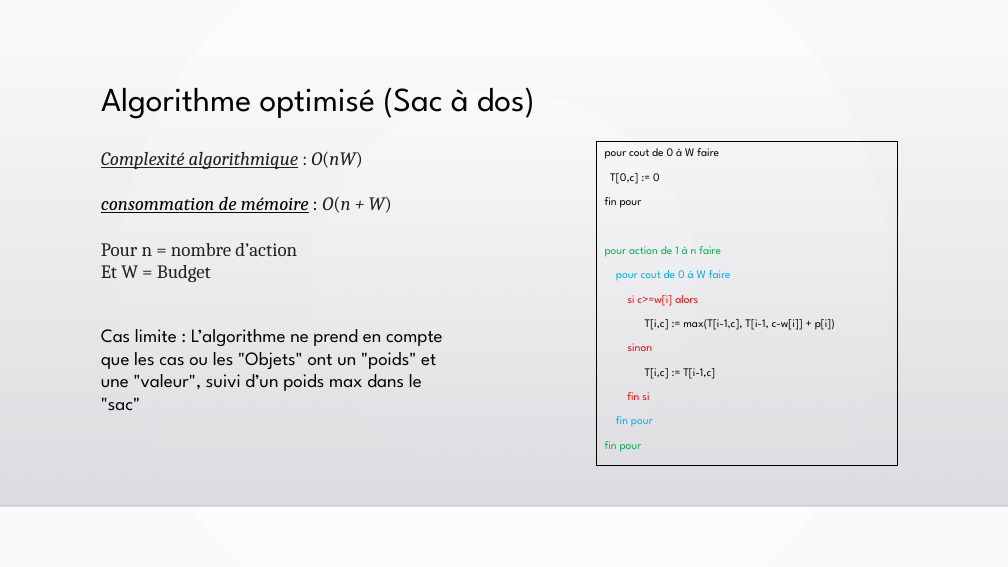
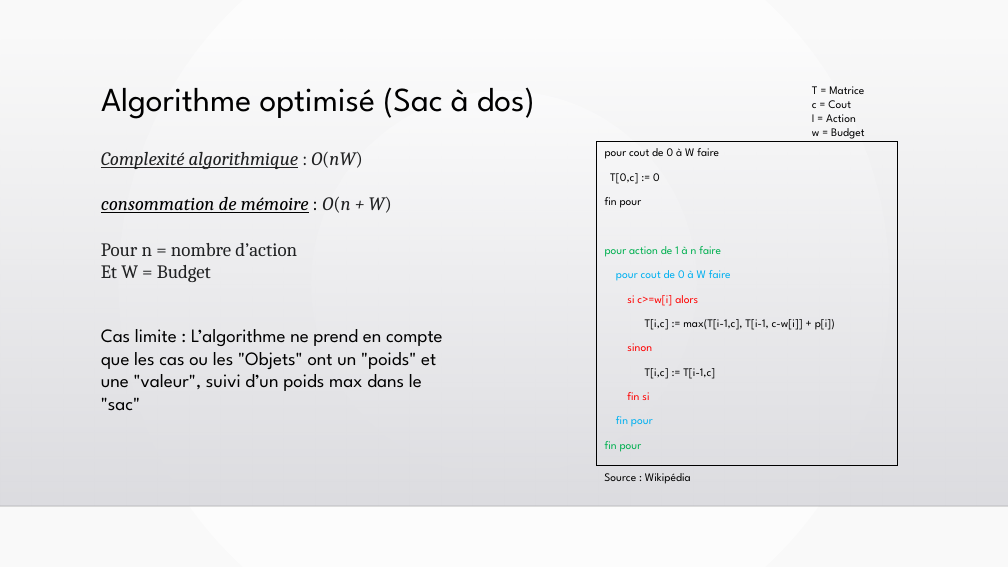
Before and after one commit to Nathroma/P7_Algorithmes_Python, a slide deck: slide 7 of Projet n°7.pptx. Drawn at 1008x567 pixels with LibreOffice and Linux fonts; fonts in the diff are those of the drawing; background and template pictures are left out. Boxes give left, top, right and bottom in pixels: in the first picture for what was removed or moved away, otherwise in the second. Text is boxed around its words. In the diff, an @@ line names an element or a change of style, - is before the commit and + after.

```diff
--- a/Projet n°7.pptx
+++ b/Projet n°7.pptx
@@ text added at <box>812,86,864,139</box>, 11 pt, text #000000 @@
+T = Matrice
+c = Cout
+I = Action
+w = Budget
@@ text added at <box>604,473,691,484</box>, 11 pt, text #000000 @@
+Source : Wikipédia
```
Also in this commit, not shown: 1 other slide changed.
